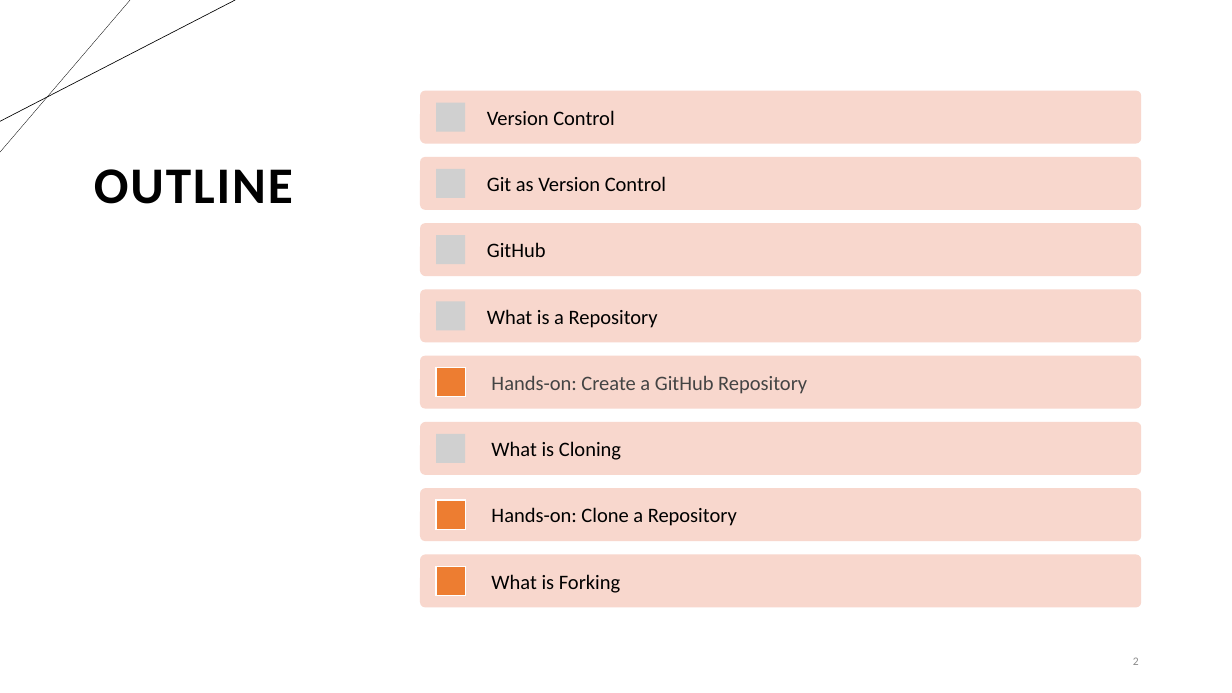
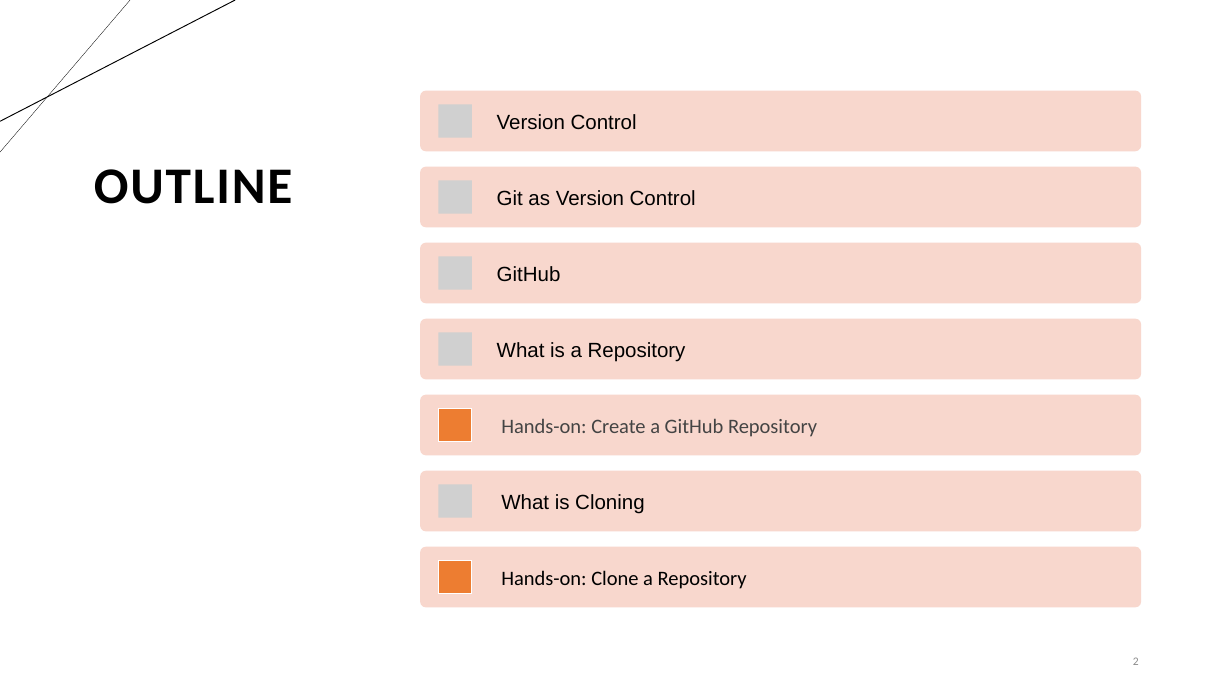
Before and after one commit to cassandra-hui/GitHub-Workshop, a slide deck: slide 2 of Day_1.pptx. Drawn at 1232x693 pixels with LibreOffice and Linux fonts; fonts in the diff are those of the drawing; grey boxes stand for pictures. Boxes give left, top, right and bottom in pixels: in the first picture for what was removed or moved away, otherwise in the second. Text is boxed around its words. In the diff, an @@ line names an element or a change of style, - is before the commit and + after.

```diff
--- a/Day_1.pptx
+++ b/Day_1.pptx
@@ line (236, 0) - (0, 121): stroke #000000 0.5 pt to #000000 0.75 pt @@
@@ rounded rectangle resized from (x1=421, y1=91, x2=1142, y2=143) to (x1=421, y1=91, x2=1142, y2=152) @@
@@ picture resized from (x1=436, y1=103, x2=466, y2=132) to (x1=439, y1=104, x2=472, y2=138) @@
@@ text "Version Control" moved from (x1=487, y1=110, x2=614, y2=125) to (x1=497, y1=114, x2=637, y2=130) @@
@@ rounded rectangle resized from (x1=421, y1=157, x2=1142, y2=210) to (x1=421, y1=166, x2=1142, y2=227) @@
@@ text "Git as Version Control" moved from (x1=487, y1=176, x2=666, y2=191) to (x1=497, y1=190, x2=696, y2=206) @@
@@ rounded rectangle resized from (x1=421, y1=223, x2=1142, y2=275) to (x1=421, y1=243, x2=1142, y2=304) @@
@@ text "GitHub" moved from (x1=487, y1=242, x2=546, y2=257) to (x1=497, y1=266, x2=561, y2=282) @@
@@ rounded rectangle resized from (x1=421, y1=356, x2=1142, y2=409) to (x1=421, y1=319, x2=1142, y2=380) @@
@@ text "What is a Repository" moved from (x1=487, y1=309, x2=658, y2=328) to (x1=497, y1=342, x2=686, y2=362) @@
@@ rounded rectangle resized from (x1=421, y1=422, x2=1142, y2=475) to (x1=421, y1=395, x2=1142, y2=456) @@
@@ rectangle resized from (x1=436, y1=368, x2=466, y2=397) to (x1=439, y1=409, x2=472, y2=442) @@
@@ text "Hands-on: Create a GitHub Repository" moved from (x1=491, y1=375, x2=807, y2=394) to (x1=501, y1=418, x2=817, y2=437) @@
@@ rounded rectangle resized from (x1=421, y1=488, x2=1142, y2=541) to (x1=421, y1=470, x2=1142, y2=531) @@
@@ font Calibri to Arial in 5 elements at (x1=497, y1=114, x2=637, y2=130), (x1=497, y1=190, x2=696, y2=206), (x1=497, y1=266, x2=561, y2=282), (x1=497, y1=342, x2=686, y2=362), (x1=501, y1=494, x2=644, y2=514) @@
@@ text "What is Cloning" moved from (x1=491, y1=441, x2=621, y2=460) to (x1=501, y1=494, x2=644, y2=514) @@
@@ group added at (x1=439, y1=180, x2=472, y2=518): 4 pictures @@
@@ rounded rectangle resized from (x1=421, y1=555, x2=1142, y2=607) to (x1=421, y1=547, x2=1142, y2=608) @@
@@ rectangle resized from (x1=436, y1=567, x2=466, y2=596) to (x1=439, y1=560, x2=472, y2=593) @@
@@ text "Hands-on: Clone a Repository" moved from (x1=491, y1=507, x2=737, y2=526) to (x1=501, y1=570, x2=747, y2=589) @@
@@ group removed at (x1=421, y1=169, x2=1142, y2=593): 4 pictures, 1 rounded rectangle, 1 rectangle, 1 text @@
-What is Forking
```
Also in this commit, not shown: 18 other slides changed, 3 slides added, 1 slide removed, 12 other files.
